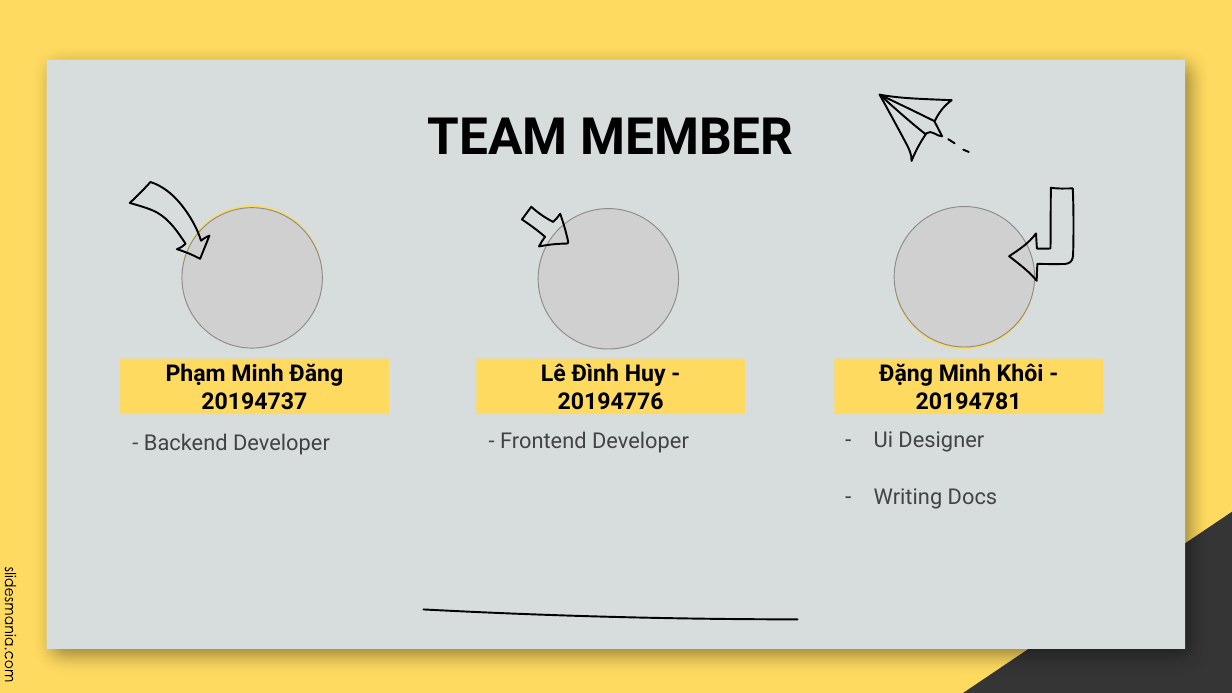
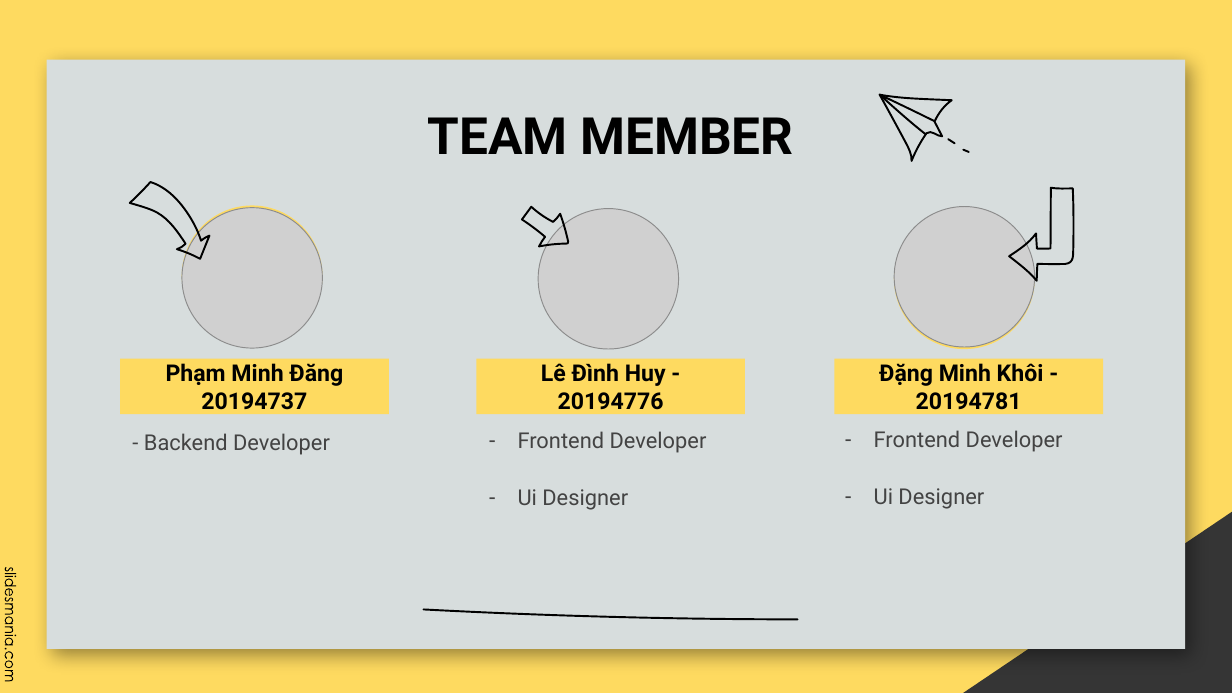
Before and after one commit to evmosss/Qt-DuoiHinhBatChu, a slide deck: slide 2 of report/report.pptx. Drawn at 1232x693 pixels with LibreOffice and Linux fonts; fonts in the diff are those of the drawing; grey boxes stand for pictures; background and template pictures are left out. Boxes give left, top, right and bottom in pixels: in the first picture for what was removed or moved away, otherwise in the second. Text is boxed around its words. In the diff, an @@ line names an element or a change of style, - is before the commit and + after.

```diff
--- a/report/report.pptx
+++ b/report/report.pptx
@@ text at [518, 431, 707, 510]: text changed @@
-- Frontend Developer
+– Frontend Developer
+– Ui Designer
@@ text at [874, 430, 1063, 452]: paragraph added @@
+– Frontend Developer
@@ text at [874, 488, 998, 509]: paragraph removed @@
-– Writing Docs
```
Also in this commit, not shown: 14 other slides changed, 8 slides added, 10 slides removed, 7 other files.
